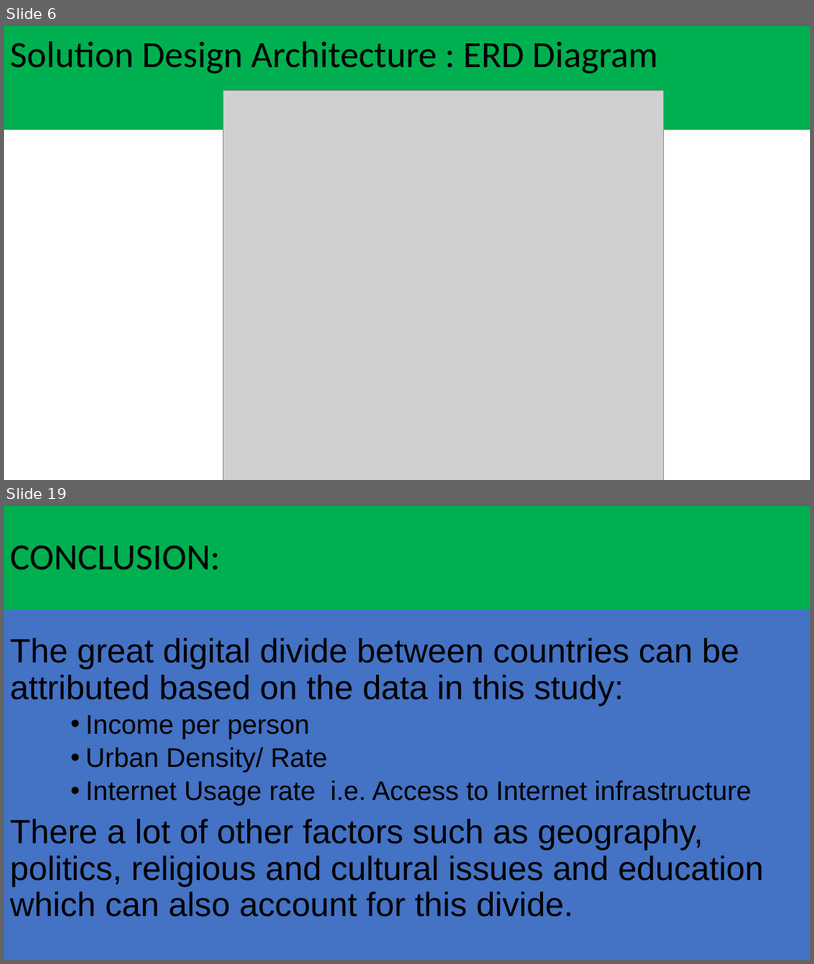
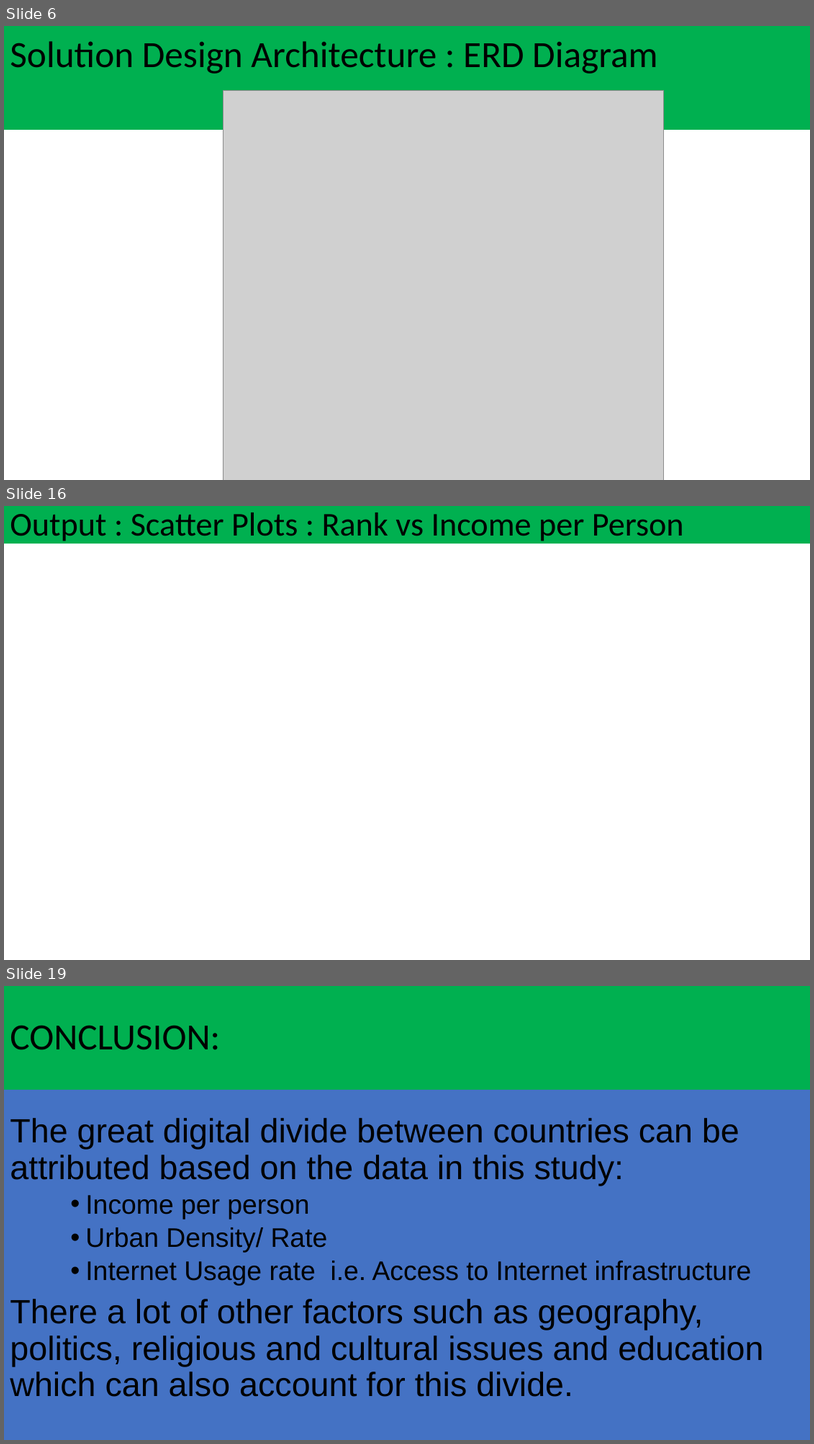
Before and after one commit to andydw2022/Project2_Digital_Divide, a slide deck: Project_Digital_Divide.pptx. Shown one above the other, each under a label of ours: slides 6 and 19 before the commit, slides 6, 16 and 19 after it; the slides between them are not shown. The pictures are 814x964 and 814x1444 pixels, drawn with LibreOffice and Linux fonts; fonts in the diff are those of the drawing; grey boxes stand for pictures; background and template pictures are left out. Boxes give left, top, right and bottom in pixels: in the first picture for what was removed or moved away, otherwise in the second. Text is boxed around its words. In the diff, an @@ line names an element or a change of style, - is before the commit and + after.

```diff
--- a/Project_Digital_Divide.pptx
+++ b/Project_Digital_Divide.pptx
@@ slide 16 added at <box>4,506,810,960</box>, background picture (left out) @@
@@ title added at <box>4,506,810,543</box>, fill #00B050, 39.6 pt, text #000000 @@
+Output : Scatter Plots : Rank vs Income per Person
```
Also in this commit, not shown: 3 slides changed, 8 other slides added, 9 slides removed, 1 other file.
